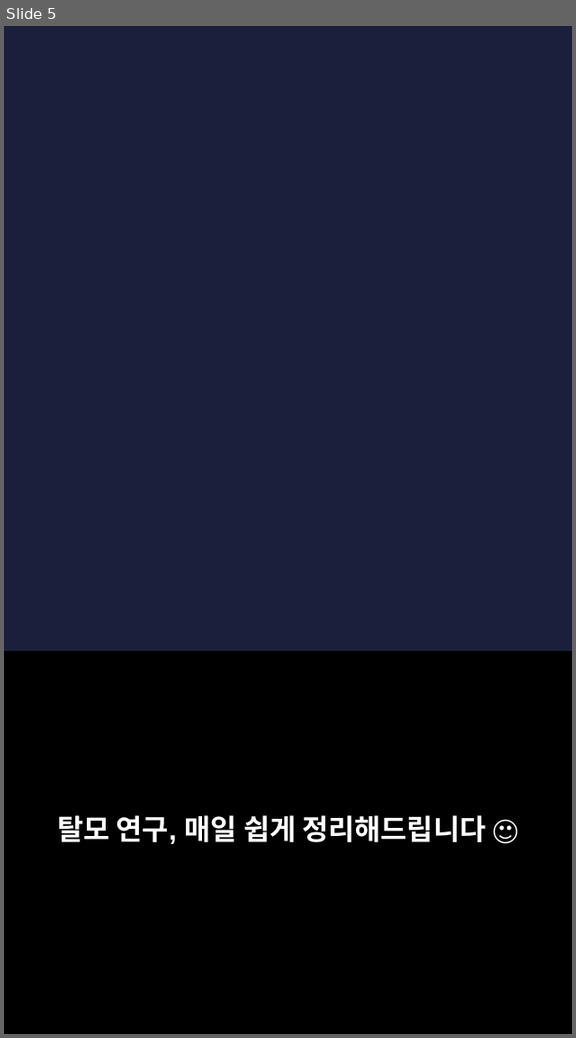
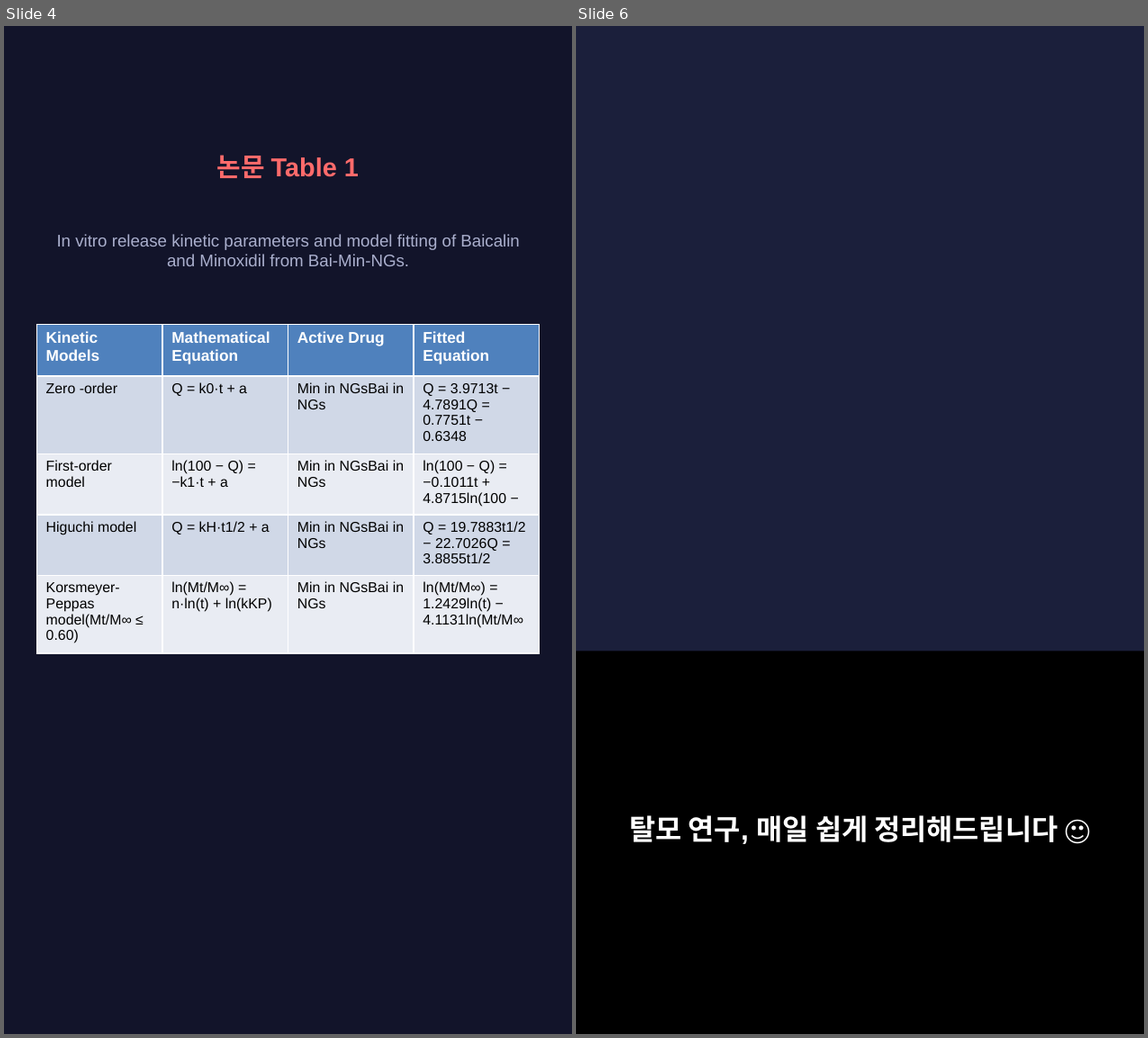
Before and after one commit to hyokang2010-BJ-ANTH/product-builder-test, a slide deck: pwa/data/latest/slides.pptx. Shown side by side, each under a label of ours: slide 5 before the commit, slides 4 and 6 after it; the slides between them are not shown. The pictures are 576x1038 and 1148x1038 pixels, drawn with LibreOffice and Linux fonts; fonts in the diff are those of the drawing; background and template pictures are left out. Boxes give left, top, right and bottom in pixels: in the first picture for what was removed or moved away, otherwise in the second. Text is boxed around its words. In the diff, an @@ line names an element or a change of style, - is before the commit and + after.

```diff
--- a/pwa/data/latest/slides.pptx
+++ b/pwa/data/latest/slides.pptx
@@ slide 4 added at (x1=4, y1=26, x2=572, y2=1034), background #12142A @@
@@ text added at (x1=217, y1=155, x2=359, y2=178), 20 pt, text #FF6B6B, bold @@
+논문 Table 1
@@ text added at (x1=57, y1=234, x2=519, y2=266), 13 pt, text #AAAFCD @@
+In vitro release kinetic parameters and model fitting of Baicalin and Minoxidil from Bai-Min-NGs.
@@ table added at (x1=36, y1=325, x2=538, y2=647), 5 rows, 4 columns @@
+Kinetic Models | Mathematical Equation | Active Drug | Fitted Equation
+Zero -order | Q = k0·t + a | Min in NGsBai in NGs | Q = 3.9713t − 4.7891Q = 0.7751t − 0.6348
+First-order model | ln(100 − Q) = −k1·t + a | Min in NGsBai in NGs | ln(100 − Q) = −0.1011t + 4.8715ln(100 −
+Higuchi model | Q = kH·t1/2 + a | Min in NGsBai in NGs | Q = 19.7883t1/2 − 22.7026Q = 3.8855t1/2
+Korsmeyer-Peppas model(Mt/M∞ ≤ 0.60) | ln(Mt/M∞) = n·ln(t) + ln(kKP) | Min in NGsBai in NGs | ln(Mt/M∞) = 1.2429ln(t) − 4.1131ln(Mt/M∞
@@ what was slide 5 is now slide 6 @@
```
Also in this commit, not shown: 2 slides changed, 6 other slides added, 5 slides removed, 28 other files.
